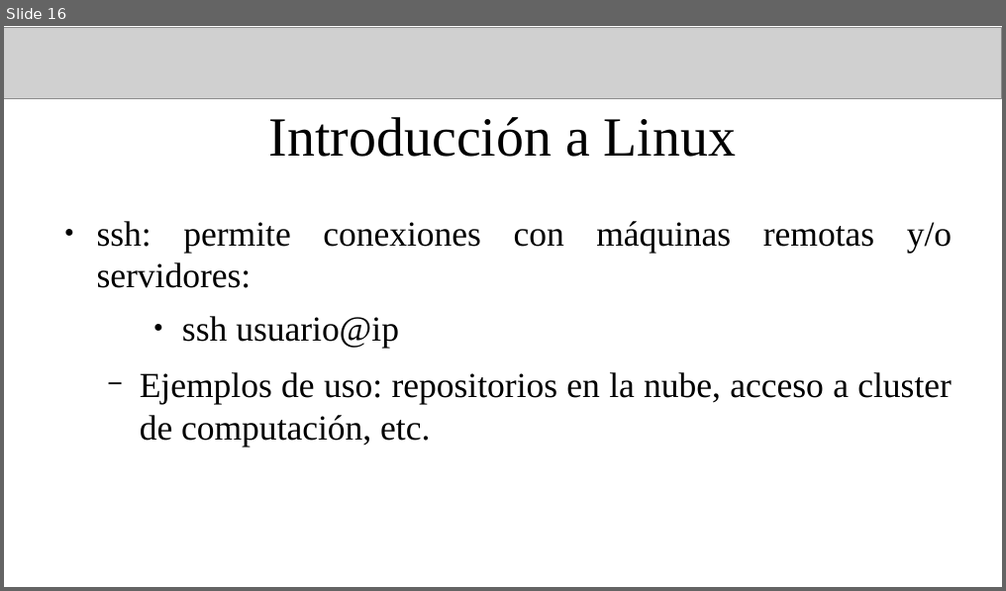
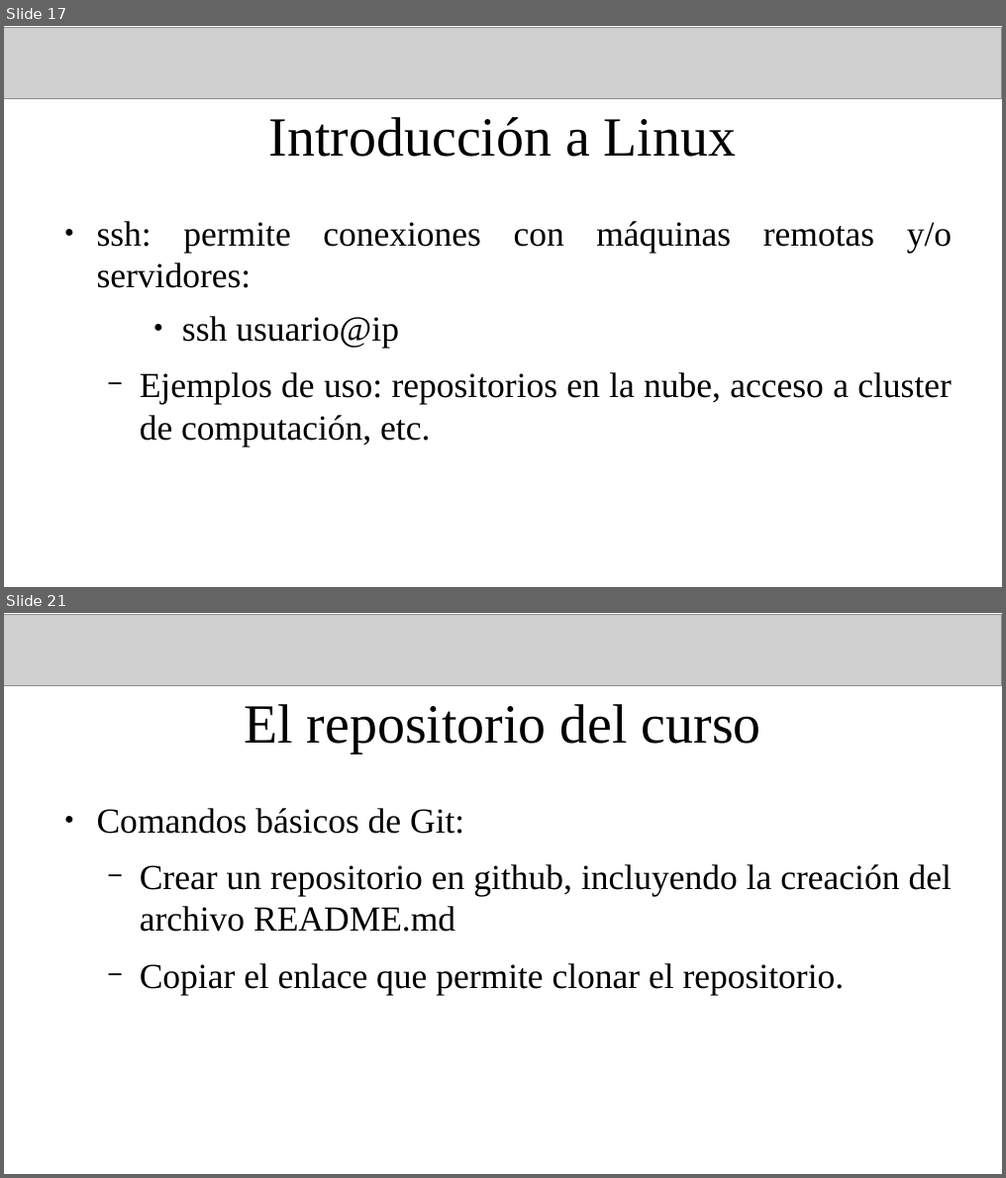
Before and after one commit to fiscompunipamplona/unidad1_IntroLinux, a slide deck: clases/clase-introLinux_1.odp. Shown one above the other, each under a label of ours: slide 16 before the commit, slides 17 and 21 after it; the slides between them are not shown. The pictures are 1006x591 and 1006x1178 pixels, drawn with LibreOffice and Linux fonts; fonts in the diff are those of the drawing; grey boxes stand for pictures. Boxes give left, top, right and bottom in pixels: in the first picture for what was removed or moved away, otherwise in the second. Text is boxed around its words. In the diff, an @@ line names an element or a change of style, - is before the commit and + after.

```diff
--- a/clases/clase-introLinux_1.odp
+++ b/clases/clase-introLinux_1.odp
@@ slide 21 added at (4,613,1002,1174), background #FFFFFF @@
@@ picture added at (4,615,1002,685) @@
@@ title added at (244,704,761,754), 44 pt, text #000000 @@
+El repositorio del curso
@@ text added at (97,808,951,994), 28 pt, text #000000 @@
+● Comandos básicos de Git:
+  − Crear un repositorio en github, incluyendo la creación del archivo README.md
+  − Copiar el enlace que permite clonar el repositorio.
@@ what was slide 16 is now slide 17 @@
```
Also in this commit, not shown: 3 slides changed, 6 other slides added, 8 other files.
